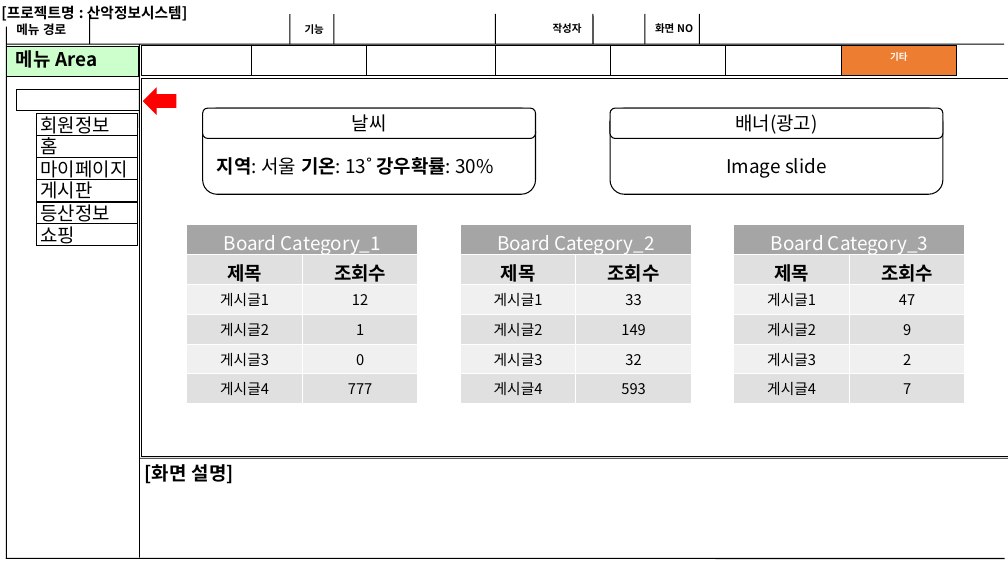
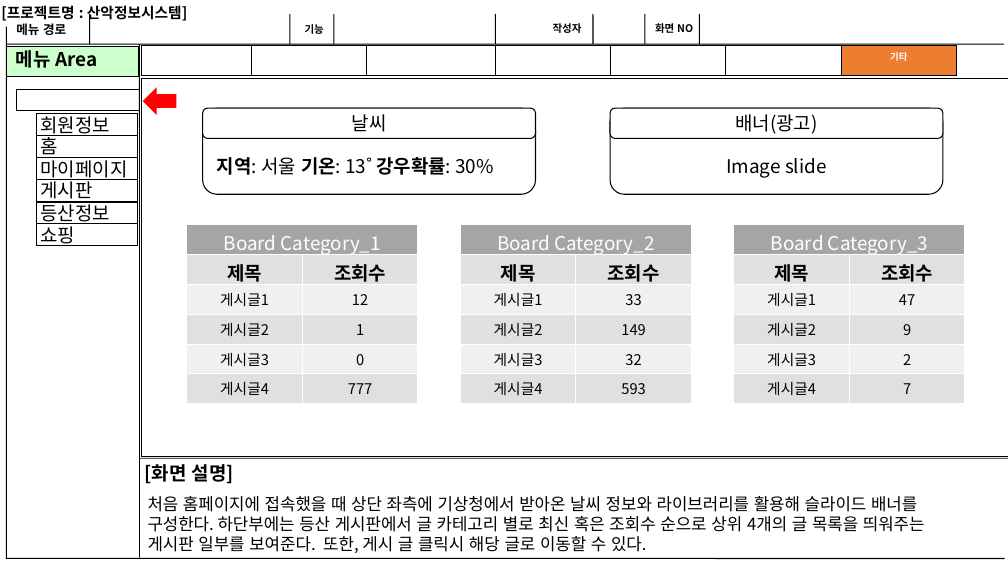
Before and after one commit to DDAMDOO/project, a slide deck: slide 1 of documents/스토리보드_5조_종합.pptx. Drawn at 1008x567 pixels with LibreOffice and Linux fonts; fonts in the diff are those of the drawing. Boxes give left, top, right and bottom in pixels: in the first picture for what was removed or moved away, otherwise in the second. Text is boxed around its words. In the diff, an @@ line names an element or a change of style, - is before the commit and + after.

```diff
--- a/documents/스토리보드_5조_종합.pptx
+++ b/documents/스토리보드_5조_종합.pptx
@@ text added at bbox=[148, 496, 925, 553], 16 pt, text #000000 @@
+처음 홈페이지에 접속했을 때 상단 좌측에 기상청에서 받아온 날씨 정보와 라이브러리를 활용해 슬라이드 배너를 구성한다. 하단부에는 등산 게시판에서 글 카테고리 별로 최신 혹은 조회수 순으로 상위 4개의 글 목록을 띄워주는 게시판 일부를 보여준다. 또한, 게시 글 클릭시 해당 글로 이동할 수 있다.
```
Also in this commit, not shown: 1 other slide changed, 16 other files.
